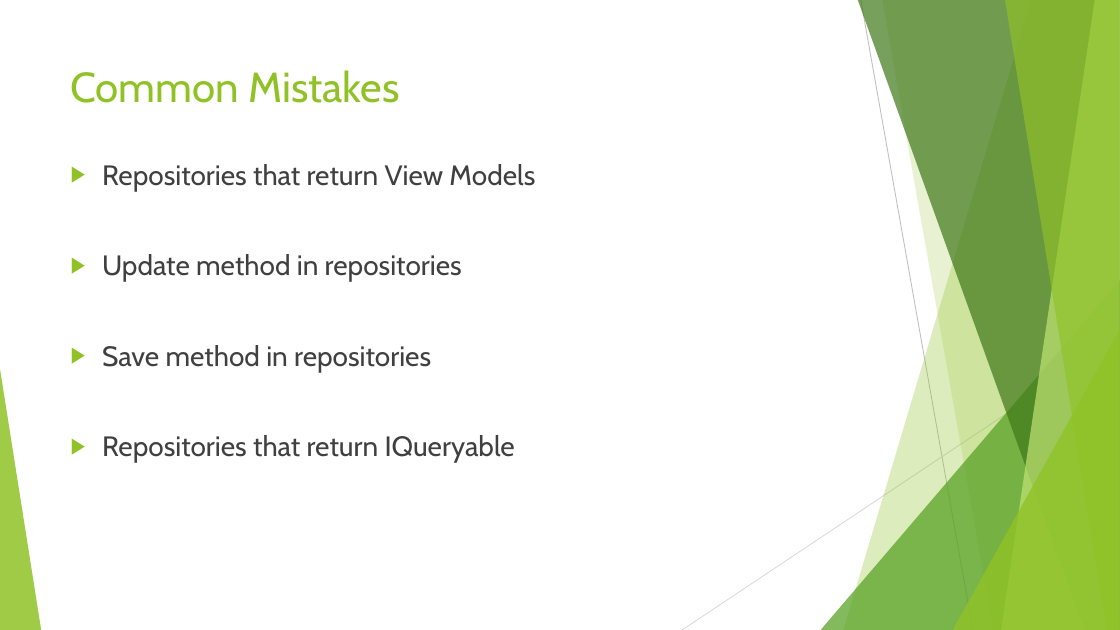
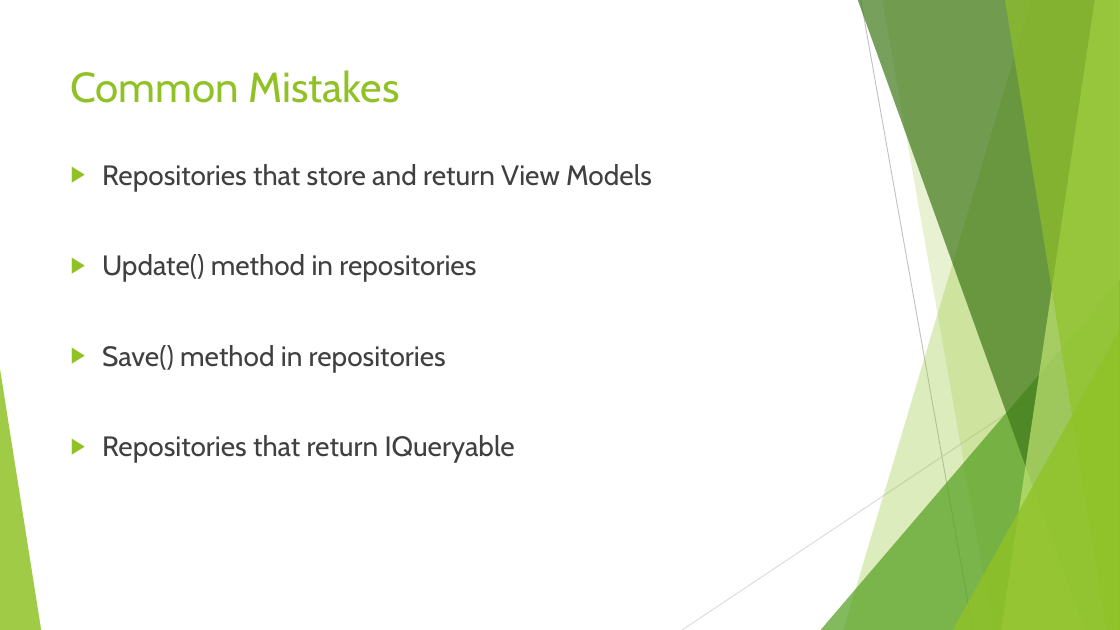
Before and after one commit to lastunicorn/Shop, a slide deck: slide 10 of doc/repository-pattern.pptx. Drawn at 1120x630 pixels with LibreOffice and Linux fonts; fonts in the diff are those of the drawing. Boxes give left, top, right and bottom in pixels: in the first picture for what was removed or moved away, otherwise in the second. Text is boxed around its words. In the diff, an @@ line names an element or a change of style, - is before the commit and + after.

```diff
--- a/doc/repository-pattern.pptx
+++ b/doc/repository-pattern.pptx
@@ text at (102, 164, 652, 372): text changed @@
-▶ Repositories that return View Models
-▶ Update method in repositories
-▶ Save method in repositories
+▶ Repositories that store and return View Models
+▶ Update() method in repositories
+▶ Save() method in repositories
```
Also in this commit, not shown: 6 other slides changed, 2 slides added, 1 slide removed, 9 other files.
